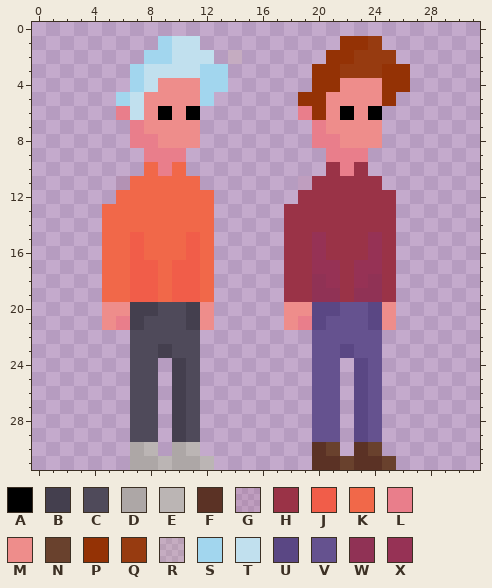
Pixel-art sprite: Assets/Resources/Character1.png. Above, as it was before the edit.
The file is 32x32 pixels. Pixels under 10% opacity are left out. Colours within 5 levels of each other are drawn and written as one.
Palette (. is transparent): A #000000  B #443f4e  C #4f4a5a  D #ada7a6  E #bbb5b4  F #5b3225  G #94394b1a  H #9a3347  J #f15d49  K #f16849  L #e97e8b  M #ee8d8b  N #69412d  P #943205  Q #973b10  R #cfbf651c  S #a2d6ee  T #c1e0ee  U #5a4784  V #65528f  W #903255  X #963255
After:
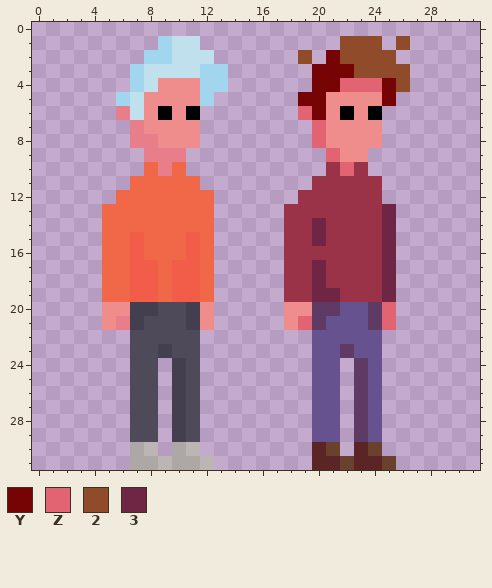
Colours new in this view: Y #770404  Z #e26371  2 #904b2b  3 #6f2544
Changes in this commit:
Colour F changes from #5b3225 to #5b2525.
Colour U changes from #5a4784 to #5e3a65.
The edit adds colour 2 in row 1 at x 26; in row 2 at x 19.
Colour P gives way to colour 2 in row 1 at x 22 to 23; in row 2 at x 22; in row 3 at x 25 to 26; in row 4 at x 26.
Colour Q gives way to colour 2 in row 1 at x 24; in row 2 at x 23 to 25; in row 3 at x 23 to 24.
Colour H gives way to colour 3 in row 13 at x 25; in row 14 at x 20 and 25; in rows 15 to 19 at x 25.
Colour W gives way to colour 3 in row 18 at x 20; in row 19 at x 20 to 21.
Colour X gives way to colour 3 in row 15 at x 20; in row 17 at x 20.
Colour W gives way to colour H in row 18 at x 24; in row 19 at x 23 to 24.
Colour X gives way to colour H in row 15 at x 24; in row 16 at x 20 and 24; in row 17 at x 21 and 23 to 24; in row 18 at x 21 and 23.
Colour L gives way to colour M in row 8 at x 21; in row 9 at x 22 to 23.
Colour P gives way to colour Y in row 2 at x 21; in row 3 at x 20 to 21; in row 4 at x 20 to 21 and 25; in row 5 at x 19 to 20 and 25; in row 6 at x 20.
Colour Q gives way to colour Y in row 3 at x 22.
Colour L gives way to colour Z in row 6 at x 19; in rows 7 to 8 at x 20; in row 9 at x 21; in row 10 at x 22; in row 21 at x 19.
Colour M gives way to colour Z in row 4 at x 22 to 24; in rows 20 to 21 at x 25.
The edit erases colour G in row 11 at x 6 and 19.
The edit erases colour H in row 12 at x 25.
The edit erases colour R in row 2 at x 14.
Where, in picture pixels (left, top, right, bottom), the same in both pictures:
changed: (298, 36, 410, 470)
erased: (228, 50, 242, 64)
erased: (116, 176, 130, 190)
